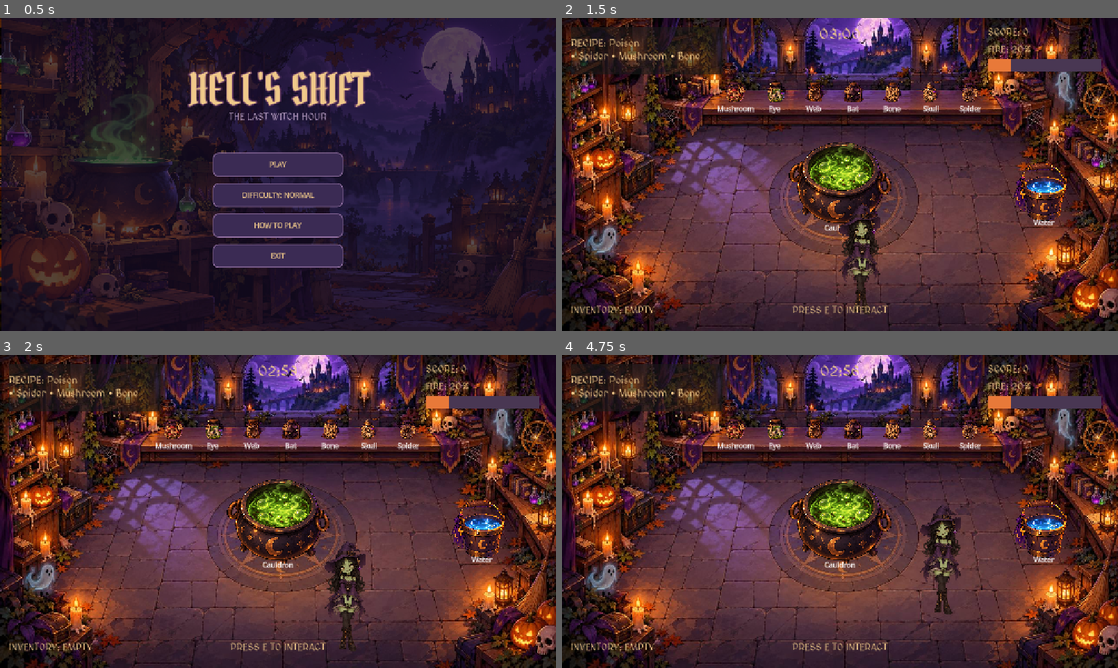
Above: before the commit, frames 1-4 (two rows, left to right).
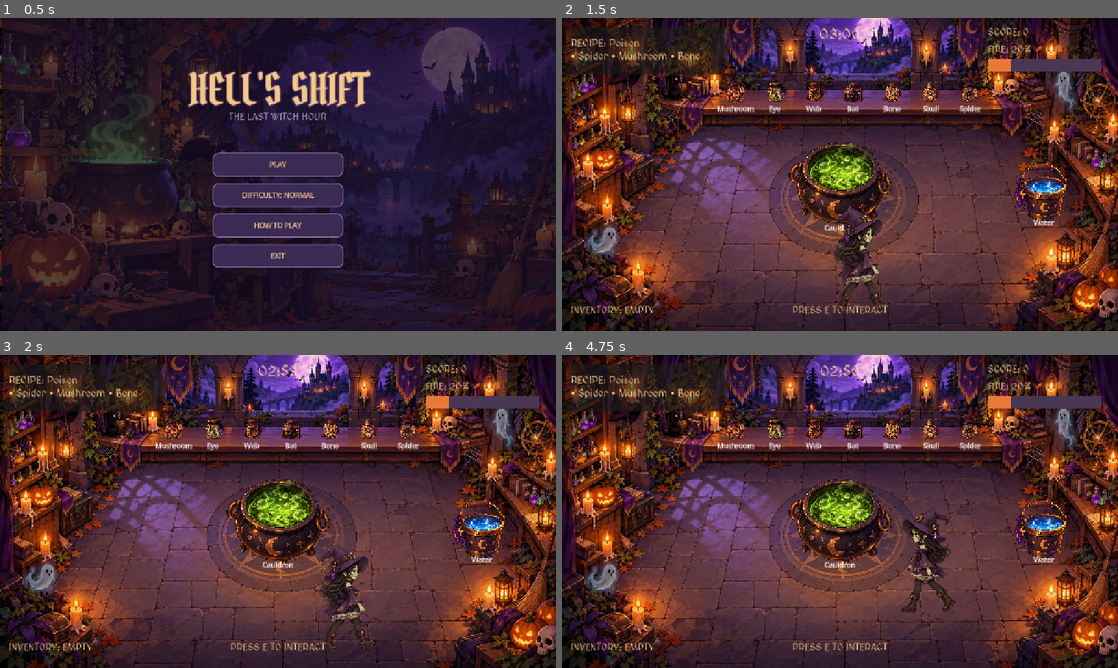
Above: after the commit, the same moments.

Repository: ryadoviy/HellsShift
Game: Godot game, scene res://main.tscn
Two runs of this game, one before a commit and one after it. Both use one fixed random seed, a clock stepped at 60 frames per second and the inputs below.
Inputs (mouse positions are in pixels of both pictures, inside the frame that each line leads up to):
- Up to frame 1 (0.5 s): no input
- Up to frame 2 (1.5 s): click "PLAY" at 0.5 s; tap E (interact) at 1.25 s; move the mouse to (962, 158) at 1.27 s; hold D (move_right) from 1.28 s (still down); hold Q (drop_item) from 1.28 s (still down); click (962, 158) at 1.42 s
- Up to frame 3 (2 s): keep holding D (move_right); keep holding Q (drop_item)
- Up to frame 4 (4.75 s): tap E (interact) at 2, 2.1, 2.75, 3.5, 4.25 s; move the mouse to (728, 527) at 2.02 s; release D (move_right) at 2.03 s; release Q (drop_item) at 2.03 s; hold S (move_down) 2.03-2.78 s; move the mouse to (895, 442) at 2.77 s; hold D (move_right) 2.78-3.53 s; tap H at 2.85 s; move the mouse to (812, 574) at 3.52 s; hold W (move_up) 3.53-4.28 s; tap Q (drop_item) at 3.6 s; click (812, 574) at 3.67 s; move the mouse to (1006, 558) at 4.27 s; hold A (move_left) from 4.28 s (still down); hold E (interact) from 4.28 s (still down)

Frame 1 is identical in both runs. In frame 2, 1.4% of the frame differs, in the area x 48-59%, y 59-95%; in frame 3, 1.4%; in frame 4, 1.8%, in the area x 61-72%, y 48-83%.
Error before the commit: Trying to assign value of type 'Sprite2D' to a variable of type 'AnimatedSprite2D'. (res://player.gd:12)
Error after the commit: Invalid access to property or key 'texture' on a base object of type 'null instance'. (res://fire.gd:61)

Commit message:
Add witch walking animations

Diff:
--- a/main.tscn
+++ b/main.tscn
@@ -7,14 +7,136 @@
 [ext_resource type="Texture2D" uid="uid://c7dk0bohajv22" path="res://assets/sprites/player/witch_down.png" id="5_efxa6"]
 [ext_resource type="Script" uid="uid://gx5ydo5uwntr" path="res://player.gd" id="5_player"]
 [ext_resource type="Resource" path="res://game_config_normal.tres" id="6_config"]
+[ext_resource type="Texture2D" uid="uid://bi0pcybh0n21q" path="res://assets/sprites/player/witch_left.png" id="6_kq58d"]
 [ext_resource type="PackedScene" uid="uid://cdfx64eo2c0he" path="res://scenes/ui/main_menu.tscn" id="7_4c57u"]
+[ext_resource type="Texture2D" uid="uid://c0pcv66nqa5qx" path="res://assets/sprites/player/witch_right.png" id="7_seu75"]
 [ext_resource type="PackedScene" uid="uid://b25wylvc5s0rq" path="res://scenes/ui/hud.tscn" id="8_efxa6"]
+[ext_resource type="Texture2D" uid="uid://dciy3d2whp5yx" path="res://assets/sprites/player/witch_up.png" id="8_htxhm"]
 [ext_resource type="PackedScene" uid="uid://clnifasgm11en" path="res://scenes/ui/pause_menu.tscn" id="9_dg77c"]
+[ext_resource type="Texture2D" uid="uid://mnaalx7nq7uo" path="res://assets/sprites/player/walk_down/01.png" id="9_jq2sk"]
+[ext_resource type="Texture2D" uid="uid://pog1dn7h28f7" path="res://assets/sprites/player/walk_down/02.png" id="10_4k2k6"]
 [ext_resource type="PackedScene" uid="uid://dd8otoiqqq1ss" path="res://scenes/ui/game_over.tscn" id="10_ycdy4"]
+[ext_resource type="Texture2D" uid="uid://db3qaawrl0sx" path="res://assets/sprites/player/walk_down/03.png" id="11_0rl1p"]
+[ext_resource type="Texture2D" uid="uid://d2ef100ov4ceh" path="res://assets/sprites/player/walk_down/04.png" id="12_ok6jj"]
+[ext_resource type="Texture2D" uid="uid://dxwyvlh624e62" path="res://assets/sprites/player/walk_left/01.png" id="13_facbu"]
+[ext_resource type="Texture2D" uid="uid://cxinj6h6gggp3" path="res://assets/sprites/player/walk_left/02.png" id="14_b1qrp"]
+[ext_resource type="Texture2D" uid="uid://ck24341kef84l" path="res://assets/sprites/player/walk_left/03.png" id="15_come4"]
+[ext_resource type="Texture2D" uid="uid://bgkumhtpkvqnu" path="res://assets/sprites/player/walk_left/04.png" id="16_h8e4i"]
+[ext_resource type="Texture2D" uid="uid://cw6c4l70br4ft" path="res://assets/sprites/player/walk_right/01.png" id="17_4lmeg"]
+[ext_resource type="Texture2D" uid="uid://ddgkmeqk5jfqs" path="res://assets/sprites/player/walk_right/02.png" id="18_0cp0l"]
+[ext_resource type="Texture2D" uid="uid://c05pd6wg7tk15" path="res://assets/sprites/player/walk_right/03.png" id="19_d2t1y"]
+[ext_resource type="Texture2D" uid="uid://c5kj77hbbr5th" path="res://assets/sprites/player/walk_right/04.png" id="20_gngh3"]
+[ext_resource type="Texture2D" uid="uid://c0t7hpn1w7b0w" path="res://assets/sprites/player/walk_up/01.png" id="21_0n3wm"]
+[ext_resource type="Texture2D" uid="uid://dq7enxl287wcc" path="res://assets/sprites/player/walk_up/02.png" id="22_qnost"]
+[ext_resource type="Texture2D" uid="uid://lxf05pj32o5q" path="res://assets/sprites/player/walk_up/03.png" id="23_wnkbs"]
+[ext_resource type="Texture2D" uid="uid://1eo5lqpxtw4n" path="res://assets/sprites/player/walk_up/04.png" id="24_f6a44"]
 
 [sub_resource type="CapsuleShape2D" id="Capsule_player"]
 radius = 18.0
 height = 48.0
+
+[sub_resource type="SpriteFrames" id="SpriteFrames_xrivr"]
+animations = [{
+"frames": [{
+"duration": 1.0,
+"texture": ExtResource("5_efxa6")
+}],
+"loop": 1,
+"name": &"idle_down",
+"speed": 1.0
+}, {
+"frames": [{
+"duration": 1.0,
+"texture": ExtResource("6_kq58d")
+}],
+"loop": 1,
+"name": &"idle_left",
+"speed": 5.0
+}, {
+"frames": [{
+"duration": 1.0,
+"texture": ExtResource("7_seu75")
+}],
+"loop": 1,
+"name": &"idle_right",
+"speed": 5.0
+}, {
+"frames": [{
+"duration": 1.0,
+"texture": ExtResource("8_htxhm")
+}],
+"loop": 1,
+"name": &"idle_up",
+"speed": 5.0
+}, {
+"frames": [{
+"duration": 1.0,
+"texture": ExtResource("9_jq2sk")
+}, {
+"duration": 1.0,
+"texture": ExtResource("10_4k2k6")
+}, {
+"duration": 1.0,
+"texture": ExtResource("11_0rl1p")
+}, {
+"duration": 1.0,
+"texture": ExtResource("12_ok6jj")
+}],
+"loop": 1,
+"name": &"walk_down",
+"speed": 8.0
+}, {
+"frames": [{
+"duration": 1.0,
+"texture": ExtResource("13_facbu")
+}, {
+"duration": 1.0,
+"texture": ExtResource("14_b1qrp")
+}, {
+"duration": 1.0,
+"texture": ExtResource("15_come4")
+}, {
+"duration": 1.0,
+"texture": ExtResource("16_h8e4i")
+}],
+"loop": 1,
+"name": &"walk_left",
+"speed": 8.0
+}, {
+"frames": [{
+"duration": 1.0,
+"texture": ExtResource("17_4lmeg")
+}, {
+"duration": 1.0,
+"texture": ExtResource("18_0cp0l")
+}, {
+"duration": 1.0,
+"texture": ExtResource("19_d2t1y")
+}, {
+"duration": 1.0,
+"texture": ExtResource("20_gngh3")
+}],
+"loop": 1,
+"name": &"walk_right",
+"speed": 8.0
+}, {
+"frames": [{
+"duration": 1.0,
+"texture": ExtResource("21_0n3wm")
+}, {
+"duration": 1.0,
+"texture": ExtResource("22_qnost")
+}, {
+"duration": 1.0,
+"texture": ExtResource("23_wnkbs")
+}, {
+"duration": 1.0,
+"texture": ExtResource("24_f6a44")
+}],
+"loop": 1,
+"name": &"walk_up",
+"speed": 8.0
+}]
 
 [sub_resource type="StyleBoxFlat" id="Style_hud"]
 bg_color = Color(0.03, 0.04, 0.07, 0.9)
@@ -38,16 +160,18 @@
 script = ExtResource("5_player")
 
 [node name="Body" type="Polygon2D" parent="Player" unique_id=354396075]
+visible = false
 color = Color(0.35, 0.55, 0.85, 1)
 polygon = PackedVector2Array(-20, 24, -20, -14, 0, -28, 20, -14, 20, 24)
 
 [node name="CollisionShape2D" type="CollisionShape2D" parent="Player" unique_id=968646843]
 shape = SubResource("Capsule_player")
 
-[node name="WitchSprite" type="Sprite2D" parent="Player" unique_id=147773135]
+[node name="WitchSprite" type="AnimatedSprite2D" parent="Player" unique_id=806481982]
 position = Vector2(0, -0.15)
 scale = Vector2(0.25, 0.25)
-texture = ExtResource("5_efxa6")
+sprite_frames = SubResource("SpriteFrames_xrivr")
+animation = &"walk_left"
 
 [node name="Fire" parent="." unique_id=1103042418 instance=ExtResource("3_fire")]
 position = Vector2(1000, 520)
